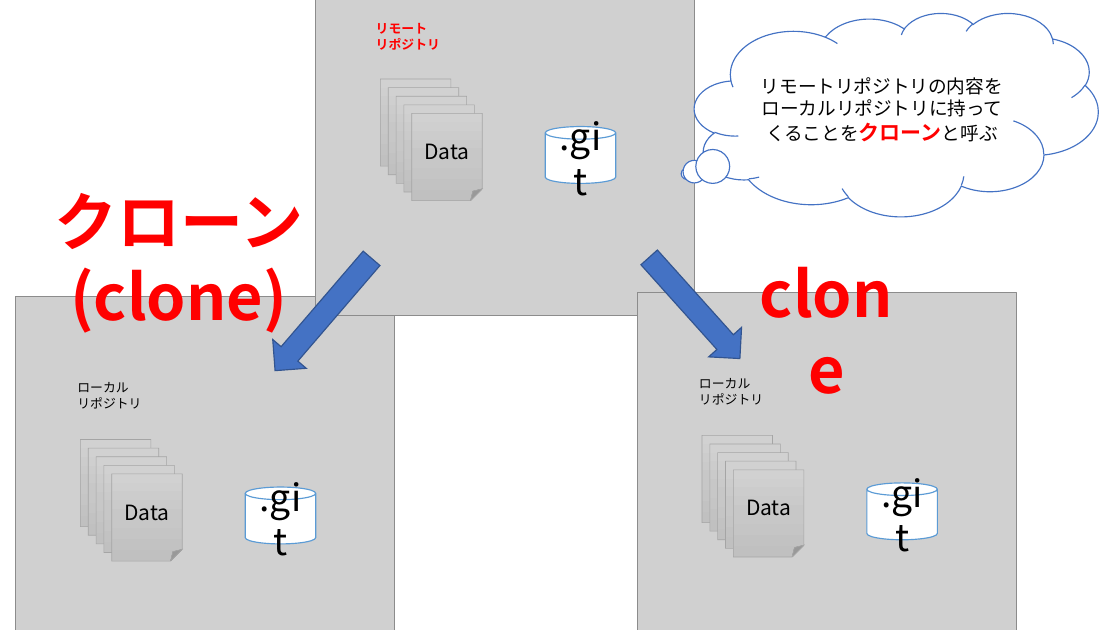
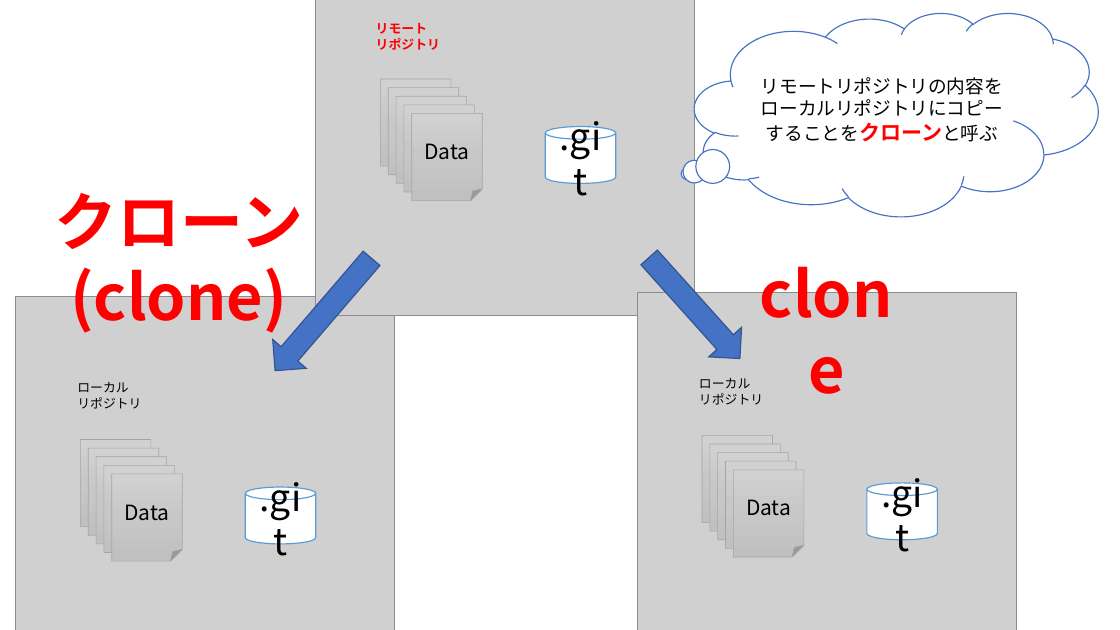
Before and after one commit to syalpon/master, a slide deck: slide 15 of git.pptx (slide 16 before the commit). Drawn at 1120x630 pixels with LibreOffice and Linux fonts; fonts in the diff are those of the drawing; grey boxes stand for pictures. Boxes give left, top, right and bottom in pixels: in the first picture for what was removed or moved away, otherwise in the second. Text is boxed around its words. In the diff, an @@ line names an element or a change of style, - is before the commit and + after.

```diff
--- a/git.pptx
+++ b/git.pptx
@@ text in thought cloud at bbox=[761, 77, 1003, 142]: text changed @@
-リモートリポジトリの内容をローカルリポジトリに持ってくることをクローンと呼ぶ
+リモートリポジトリの内容をローカルリポジトリにコピーすることをクローンと呼ぶ
```
Also in this commit, not shown: 5 other slides changed, 5 slides added.
